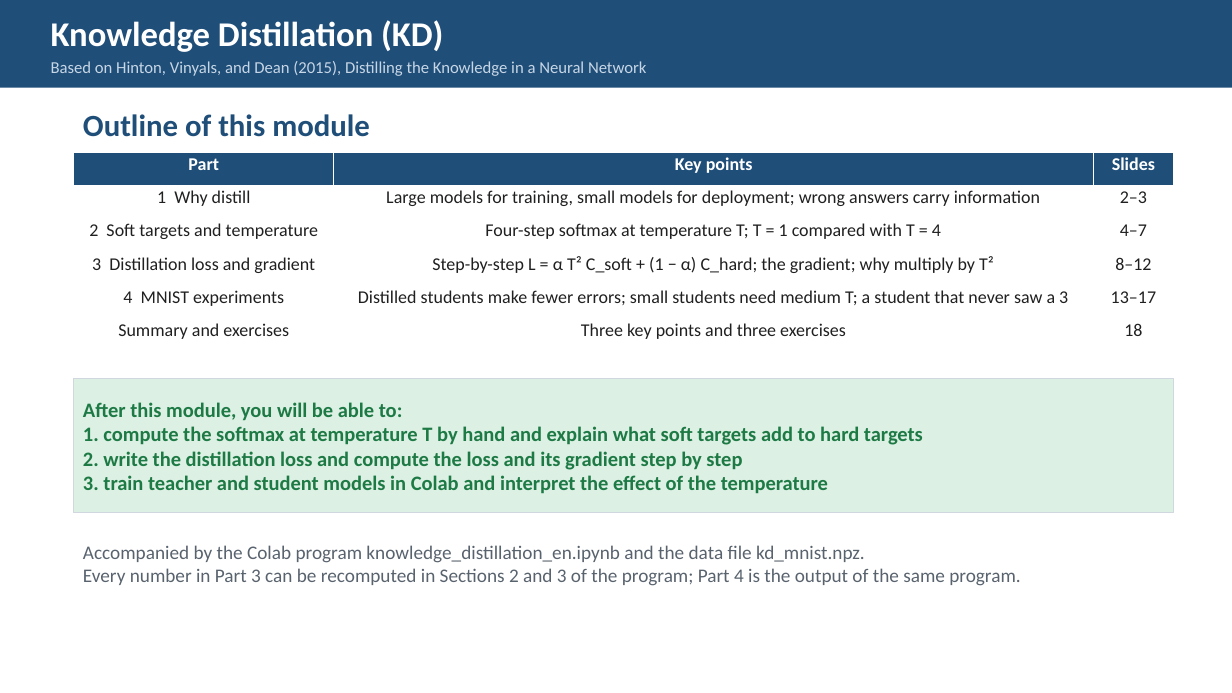
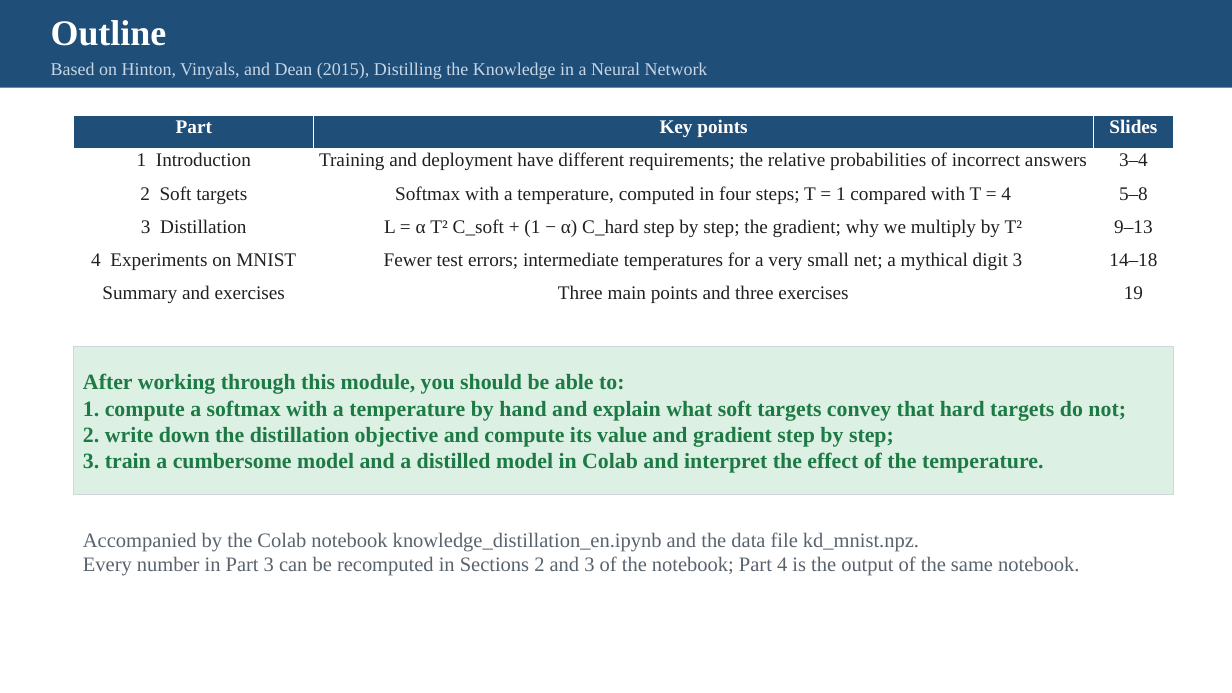
Before and after one commit to pychang-ai/115-1_DLMA, a slide deck: slide 2 of topics/knowledge-distillation/Knowledge_Distillation_slides_EN.pptx (slide 1 before the commit). Drawn at 1232x693 pixels with LibreOffice and Linux fonts; fonts in the diff are those of the drawing. Boxes give left, top, right and bottom in pixels: in the first picture for what was removed or moved away, otherwise in the second. Text is boxed around its words. In the diff, an @@ line names an element or a change of style, - is before the commit and + after.

```diff
--- a/topics/knowledge-distillation/Knowledge_Distillation_slides_EN.pptx
+++ b/topics/knowledge-distillation/Knowledge_Distillation_slides_EN.pptx
@@ text at (51, 20, 167, 46): text changed; size 27 to 28 pt; font Calibri to Times New Roman @@
-Knowledge Distillation (KD)
+Outline
@@ text "Based on Hinton, Vinyals, and ..." at (51, 62, 708, 79): size 13 to 14 pt, font Calibri to Times New Roman @@
@@ table at (74, 116, 1175, 315) @@
-row 2: 1 Why distill | Large models for training, small models for deployment; wrong answers carry information | 2–3
+row 2: 1 Introduction | Training and deployment have different requirements; the relative probabilities of incorrect answers | 3–4
-row 3: 2 Soft targets and temperature | Four-step softmax at temperature T; T = 1 compared with T = 4 | 4–7
+row 3: 2 Soft targets | Softmax with a temperature, computed in four steps; T = 1 compared with T = 4 | 5–8
-row 4: 3 Distillation loss and gradient | Step-by-step L = α T² C_soft + (1 − α) C_hard; the gradient; why multiply by T² | 8–12
+row 4: 3 Distillation | L = α T² C_soft + (1 − α) C_hard step by step; the gradient; why we multiply by T² | 9–13
-row 5: 4 MNIST experiments | Distilled students make fewer errors; small students need medium T; a student that never saw a 3 | 13–17
+row 5: 4 Experiments on MNIST | Fewer test errors; intermediate temperatures for a very small net; a mythical digit 3 | 14–18
-row 6, column 2: Three key points and three exercises
+row 6, column 2: Three main points and three exercises
-row 6, column 3: 18
+row 6, column 3: 19
@@ size 14 to 15 pt, font Calibri to Times New Roman in "Part", "Key points", "Slides", "Summary and exercises" @@
@@ table: place and size @@
-table at (74, 152, 1174, 352)
+table at (74, 116, 1175, 315)
@@ text removed at (83, 114, 370, 137) @@
-Outline of this module
@@ rectangle "After working through this module, ...": place and size @@
-rectangle "After working through this module, ..." at (74, 379, 1174, 513)
+rectangle "After working through this module, ..." at (74, 347, 1174, 494)
@@ text in rectangle at (83, 373, 1126, 473): text changed; size 16 to 17 pt; font Calibri to Times New Roman @@
-After this module, you will be able to:
-1. compute the softmax at temperature T by hand and explain what soft targets add to hard targets
-2. write the distillation loss and compute the loss and its gradient step by step
-3. train teacher and student models in Colab and interpret the effect of the temperature
+After working through this module, you should be able to:
+1. compute a softmax with a temperature by hand and explain what soft targets convey that hard targets do not;
+2. write down the distillation objective and compute its value and gradient step by step;
+3. train a cumbersome model and a distilled model in Colab and interpret the effect of the temperature.
@@ text at (83, 532, 1079, 576): text changed; size 15 to 16 pt; font Calibri to Times New Roman @@
-Accompanied by the Colab program knowledge_distillation_en.ipynb and the data file kd_mnist.npz.
-Every number in Part 3 can be recomputed in Sections 2 and 3 of the program; Part 4 is the output of the same program.
+Accompanied by the Colab notebook knowledge_distillation_en.ipynb and the data file kd_mnist.npz.
+Every number in Part 3 can be recomputed in Sections 2 and 3 of the notebook; Part 4 is the output of the same notebook.
```
Also in this commit, not shown: 16 other slides changed, 2 slides added, 1 slide removed, 15 other files.
